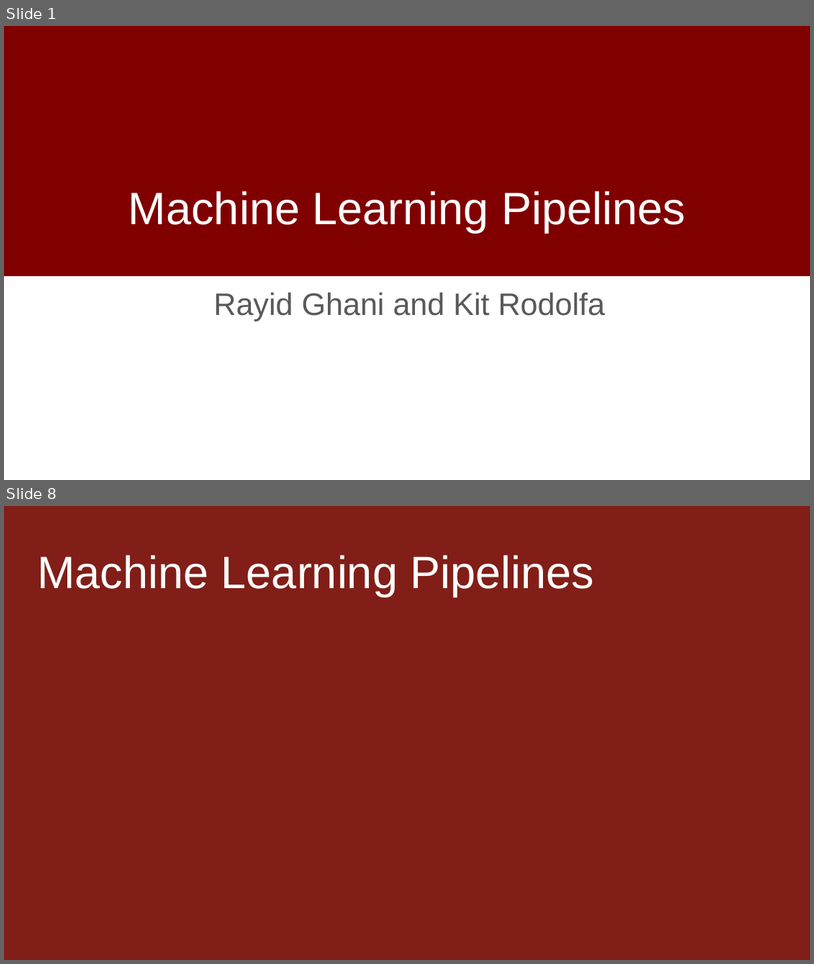
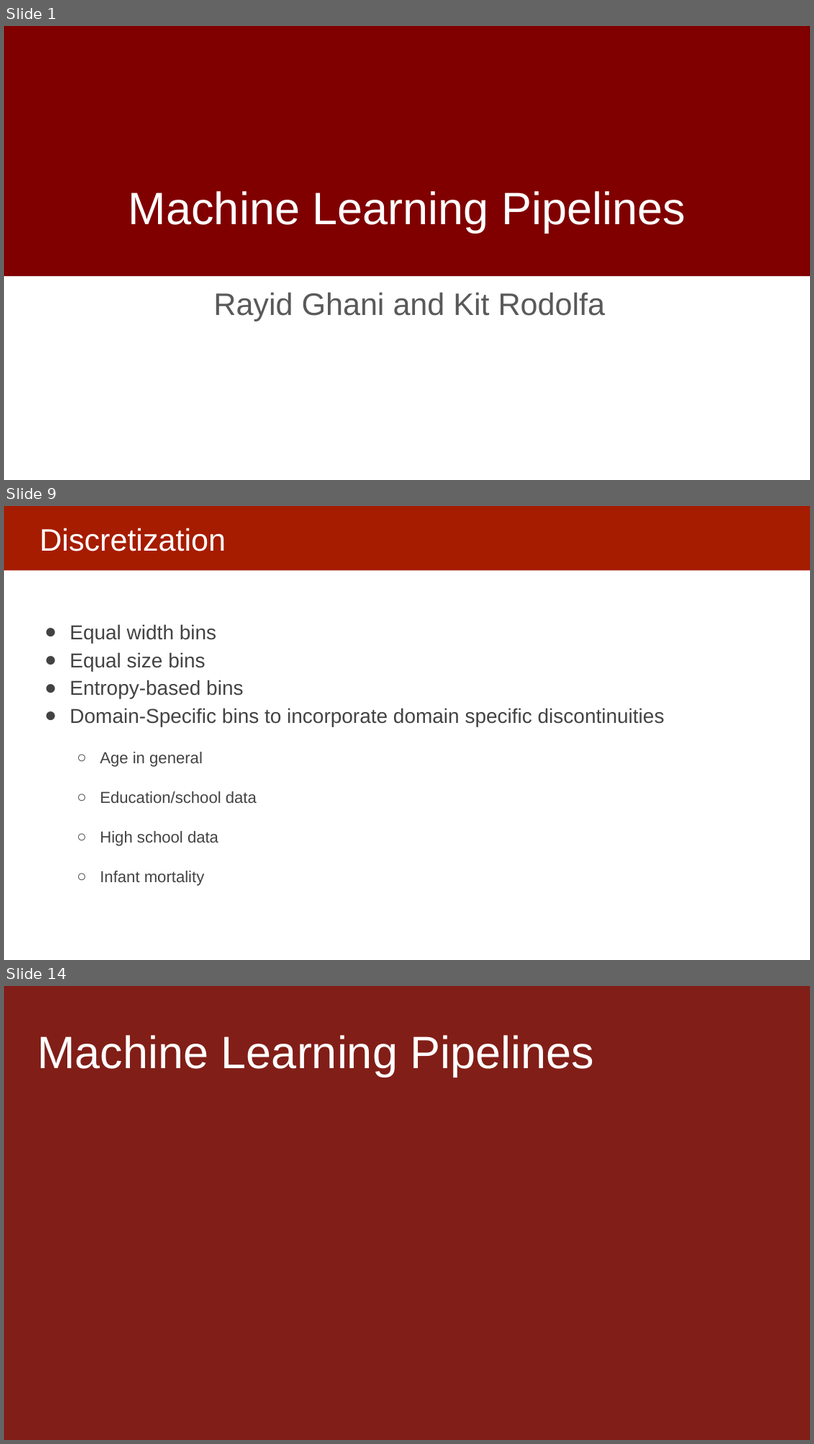
Before and after one commit to dssg/MLinPractice, a slide deck: Lectures/Lecture8-Machine-Learning-Pipelines.pptx. Shown one above the other, each under a label of ours: slides 1 and 8 before the commit, slides 1, 9 and 14 after it; the slides between them are not shown. The pictures are 814x964 and 814x1444 pixels, drawn with LibreOffice and Linux fonts; fonts in the diff are those of the drawing; background and template pictures are left out. Boxes give left, top, right and bottom in pixels: in the first picture for what was removed or moved away, otherwise in the second. Text is boxed around its words. In the diff, an @@ line names an element or a change of style, - is before the commit and + after.

```diff
--- a/Lectures/Lecture8-Machine-Learning-Pipelines.pptx
+++ b/Lectures/Lecture8-Machine-Learning-Pipelines.pptx
@@ slide 9 added at [4, 506, 810, 960], background #FFFFFF @@
@@ rectangle added at [4, 506, 810, 570], fill #A61C00 @@
@@ title added at [39, 528, 226, 551], 37 pt, text #FFFFFF @@
+Discretization
@@ text added at [70, 624, 665, 885], 24 pt, text #434343 @@
+● Equal width bins
+● Equal size bins
+● Entropy-based bins
+● Domain-Specific bins to incorporate domain specific discontinuities
+  ○ Age in general
+  ○ Education/school data
+  ○ High school data
+  ○ Infant mortality
@@ what was slide 8 is now slide 14 @@
```
Also in this commit, not shown: 10 slides changed, 11 other slides added, 6 slides removed.
